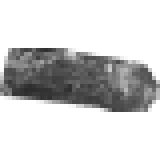
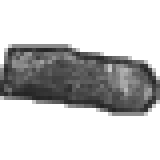
Layered file, before and after one edit (160 × 160). Changes by layer:
added layer "outline" above "Pasted Layer" over (0, 44, 160, 116)
